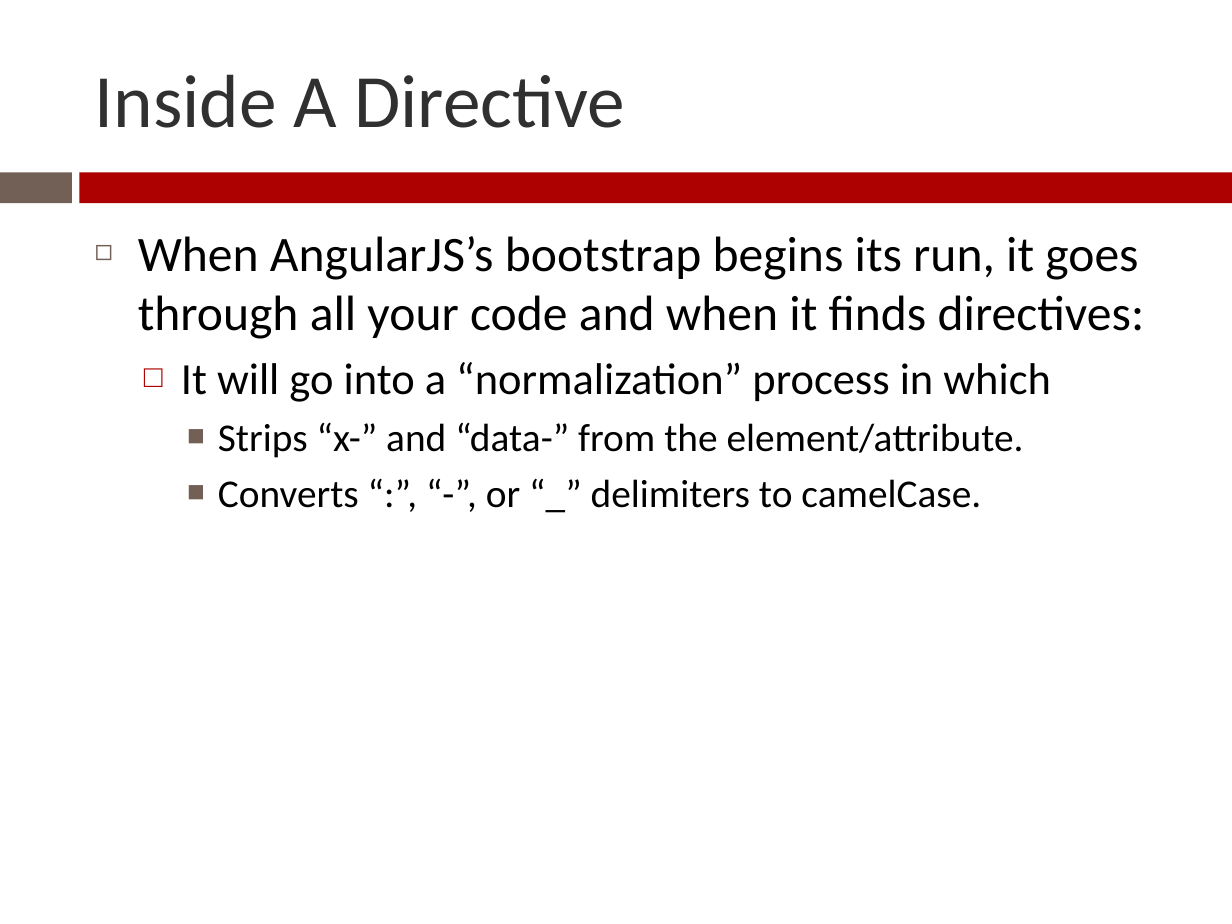
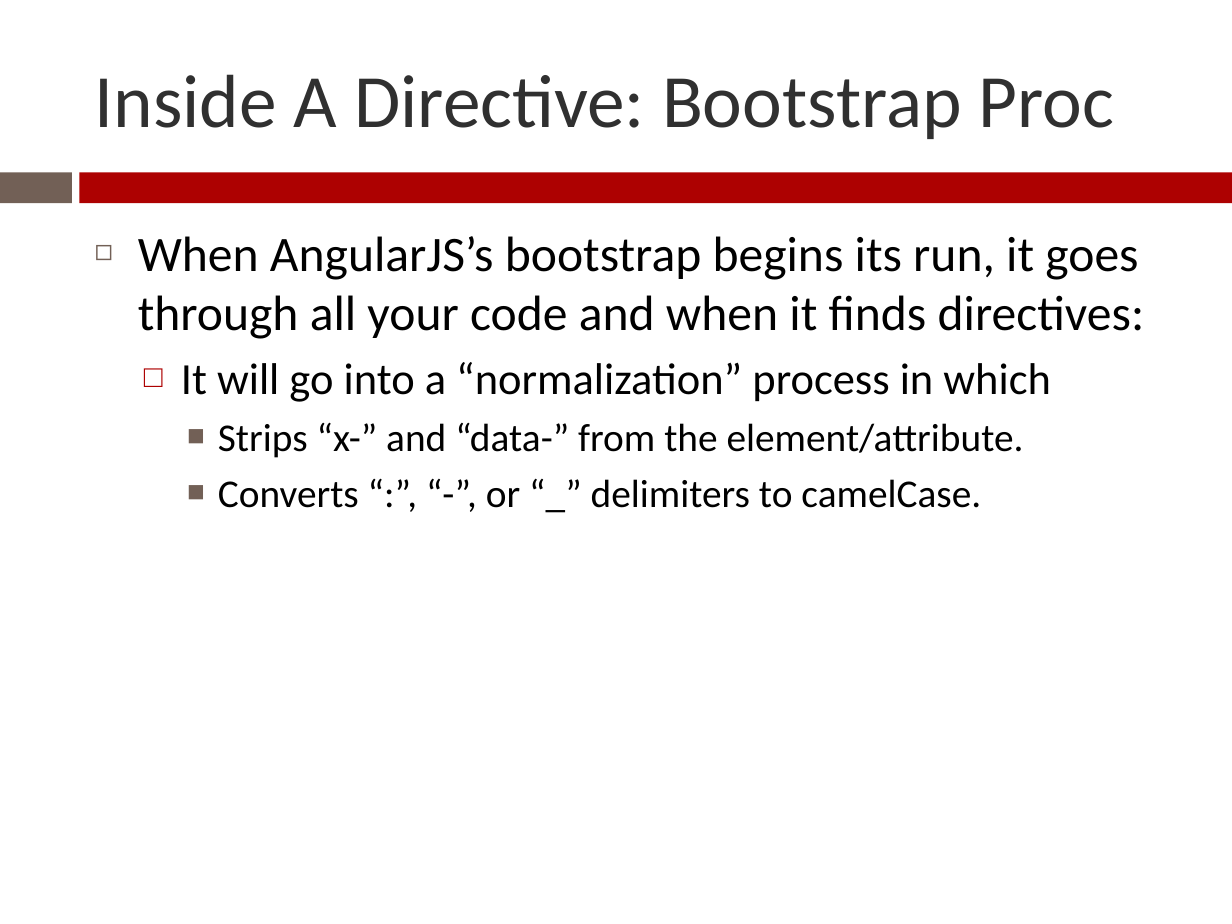
Before and after one commit to Zenitram-Oriaj/AngularJS_Directives, a slide deck: slide 17 of presentation/ajs_dir_presentation.pptx. Drawn at 1232x924 pixels with LibreOffice and Linux fonts; fonts in the diff are those of the drawing. Boxes give left, top, right and bottom in pixels: in the first picture for what was removed or moved away, otherwise in the second. Text is boxed around its words. In the diff, an @@ line names an element or a change of style, - is before the commit and + after.

```diff
--- a/presentation/ajs_dir_presentation.pptx
+++ b/presentation/ajs_dir_presentation.pptx
@@ title at (95,74,1114,139): text changed @@
-Inside A Directive
+Inside A Directive: Bootstrap Proc
```
Also in this commit, not shown: 1 other slide changed, 3 other files.
